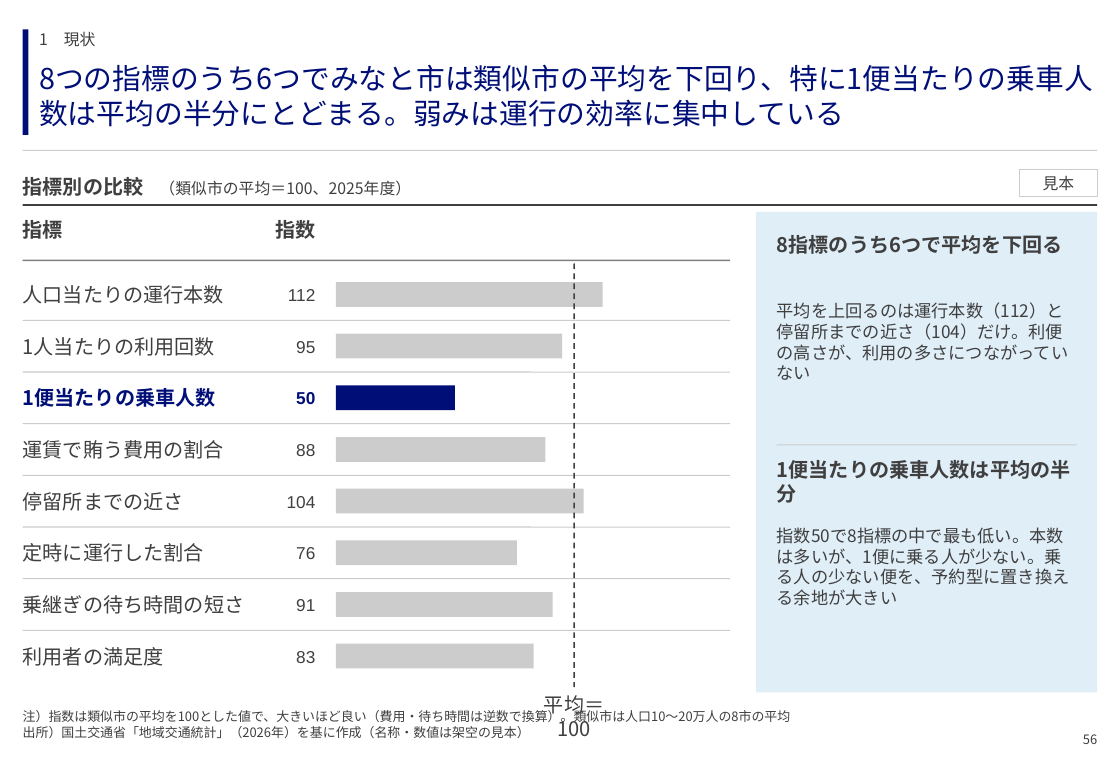
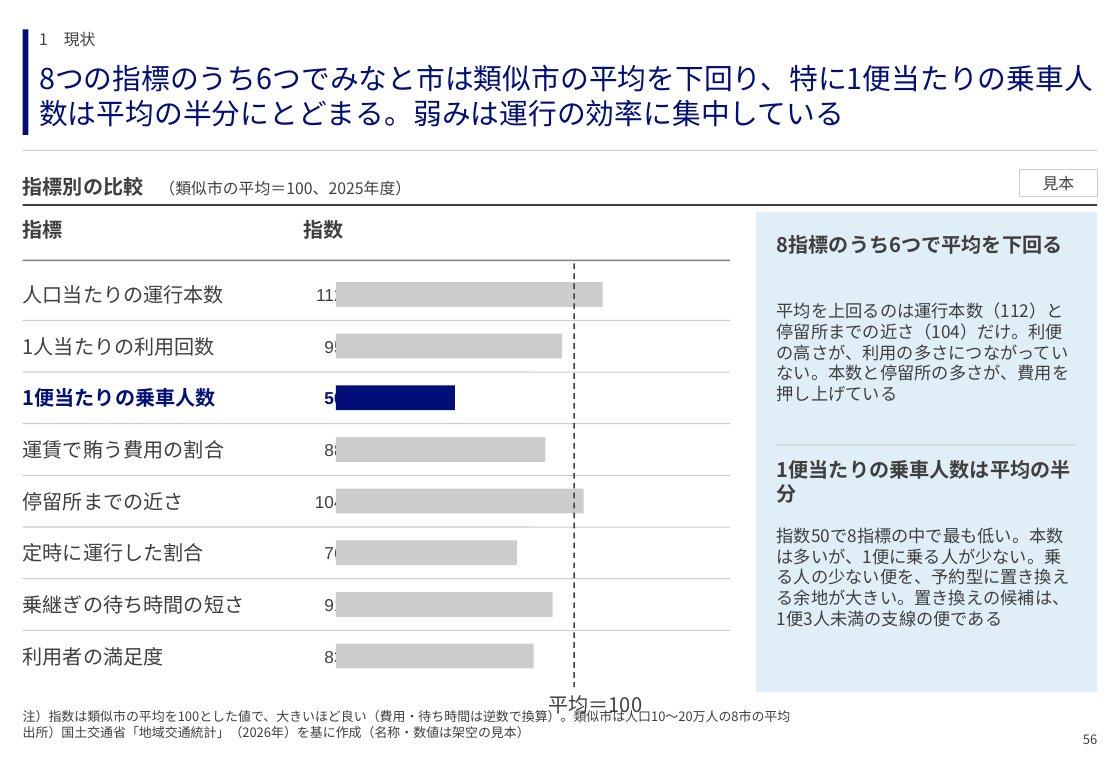
Before and after one commit to GontaHH/slide_builder, a slide deck: slide 56 of patterns/pattern-deck.pptx. Drawn at 1120x775 pixels with LibreOffice and Linux fonts; fonts in the diff are those of the drawing. Boxes give left, top, right and bottom in pixels: in the first picture for what was removed or moved away, otherwise in the second. Text is boxed around its words. In the diff, an @@ line names an element or a change of style, - is before the commit and + after.

```diff
--- a/patterns/pattern-deck.pptx
+++ b/patterns/pattern-deck.pptx
@@ text "指数": place and size @@
-text "指数" at (275,220,315,239)
+text "指数" at (303,220,343,239)
@@ text "112" rewrapped from (288,289,315,301) to (316,287,343,305) @@
@@ text "95" rewrapped from (296,341,315,353) to (324,338,343,356) @@
@@ text at (777,302,1070,402): text changed @@
-平均を上回るのは運行本数（112）と停留所までの近さ（104）だけ。利便の高さが、利用の多さにつながっていない
+平均を上回るのは運行本数（112）と停留所までの近さ（104）だけ。利便の高さが、利用の多さにつながっていない。本数と停留所の多さが、費用を押し上げている
@@ text "50" rewrapped from (296,392,315,404) to (324,390,343,408) @@
@@ text "88" rewrapped from (296,444,315,456) to (324,442,343,460) @@
@@ text "104": place and size @@
-text "104" at (287,496,316,508)
+text "104" at (315,496,344,508)
@@ text "76": place and size @@
-text "76" at (296,547,315,559)
+text "76" at (324,547,343,559)
@@ text at (777,527,1070,627): text changed @@
-指数50で8指標の中で最も低い。本数は多いが、1便に乗る人が少ない。乗る人の少ない便を、予約型に置き換える余地が大きい
+指数50で8指標の中で最も低い。本数は多いが、1便に乗る人が少ない。乗る人の少ない便を、予約型に置き換える余地が大きい。置き換えの候補は、1便3人未満の支線の便である
@@ text "91" rewrapped from (296,599,315,611) to (324,597,343,615) @@
@@ text "83" rewrapped from (296,651,315,663) to (324,648,343,666) @@
@@ text "平均＝100" rewrapped from (544,695,604,736) to (548,695,642,718) @@
```
Also in this commit, not shown: 40 other slides changed, 11 other files.
